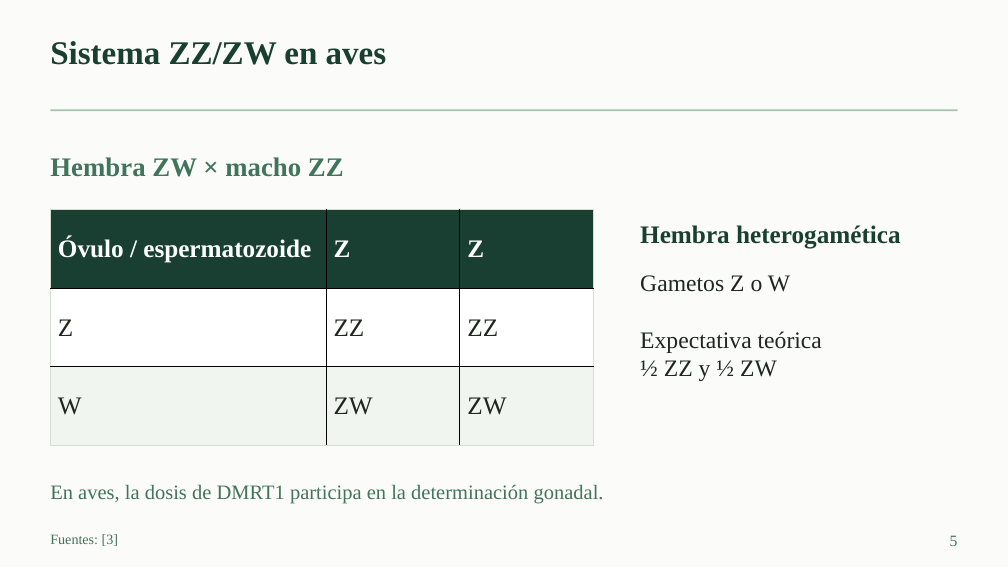
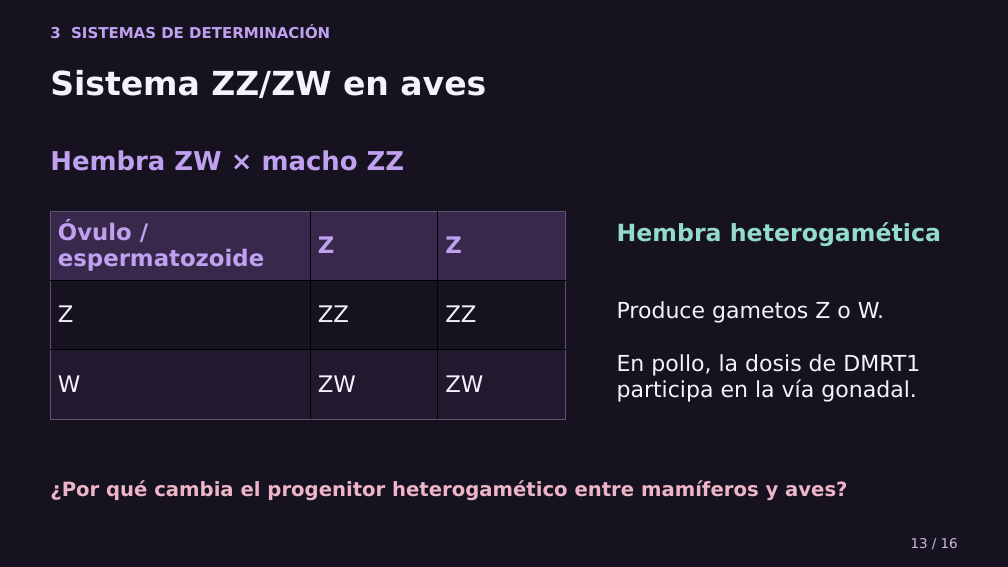
Before and after one commit to elranchodejuan-jo/juan.bajana, a slide deck: slide 13 of exposiciones/assets/descargas/presentacion-determinacion-sexual-animal.pptx (slide 5 before the commit). Drawn at 1008x567 pixels with LibreOffice and Linux fonts; fonts in the diff are those of the drawing. Boxes give left, top, right and bottom in pixels: in the first picture for what was removed or moved away, otherwise in the second. Text is boxed around its words. In the diff, an @@ line names an element or a change of style, - is before the commit and + after.

```diff
--- a/exposiciones/assets/descargas/presentacion-determinacion-sexual-animal.pptx
+++ b/exposiciones/assets/descargas/presentacion-determinacion-sexual-animal.pptx
@@ background #FBFCF9 to #171220 @@
@@ text added at bbox=[50, 27, 330, 39], 14.2 pt, text #BFA1F0, bold @@
+3 SISTEMAS DE DETERMINACIÓN
@@ text "Sistema ZZ/ZW en aves": place and size @@
-text "Sistema ZZ/ZW en aves" at bbox=[50, 41, 387, 65]
+text "Sistema ZZ/ZW en aves" at bbox=[50, 70, 486, 98]
@@ text "Sistema ZZ/ZW en aves" at bbox=[50, 70, 486, 98]: font Times New Roman to DejaVu Sans, text colour #183F31 to #F6F1FF @@
@@ rectangle removed at bbox=[51, 110, 958, 111] @@
@@ text "Hembra ZW × macho ZZ" at bbox=[50, 150, 405, 171]: size 25.5 to 24.8 pt, font Times New Roman to DejaVu Sans, text colour #41745A to #BFA1F0 @@
@@ table at bbox=[51, 211, 566, 419] @@
@@ fill #183F31 to #38294C in row 1 @@
@@ fill #FFFFFF to #171220 in row 2 @@
@@ fill #F0F5EF to #211A2E in row 3 @@
@@ size 24 to 21.8 pt, font Times New Roman to DejaVu Sans @@
@@ text colour #FFFFFF to #BFA1F0 in "Óvulo / espermatozoide", "Z", "Z" @@
@@ text colour #202520 to #F6F1FF in "Z", "ZZ", "ZZ", "W" and 2 more places @@
@@ borders changed @@
@@ table: place and size @@
-table at bbox=[51, 209, 594, 445]
+table at bbox=[51, 211, 566, 419]
@@ text "Hembra heterogamética": place and size @@
-text "Hembra heterogamética" at bbox=[640, 225, 901, 249]
+text "Hembra heterogamética" at bbox=[617, 222, 941, 246]
@@ text "Hembra heterogamética" at bbox=[617, 222, 941, 246]: size 24 to 22.5 pt, font Times New Roman to DejaVu Sans, text colour #183F31 to #93DBCB @@
@@ text removed at bbox=[640, 275, 822, 381] @@
-Gametos Z o W
-Expectativa teórica
-½ ZZ y ½ ZW
@@ text at bbox=[617, 301, 920, 402]: text changed; size 19.5 to 21 pt; font Times New Roman to DejaVu Sans; text colour #41745A to #F6F1FF @@
-En aves, la dosis de DMRT1 participa en la determinación gonadal.
+Produce gametos Z o W.
+En pollo, la dosis de DMRT1 participa en la vía gonadal.
@@ text added at bbox=[50, 481, 847, 501], 18.8 pt, text #EDB5C8, bold @@
+¿Por qué cambia el progenitor heterogamético entre mamíferos y aves?
@@ text removed at bbox=[50, 534, 118, 546] @@
-Fuentes: [3]
@@ text added at bbox=[911, 538, 958, 548], 12.8 pt, text #C9BEDA @@
+13 / 16
@@ text removed at bbox=[950, 535, 958, 546] @@
-5
```
Also in this commit, not shown: 3 other slides changed, 12 slides added, 16 slides removed, 22 other files.
